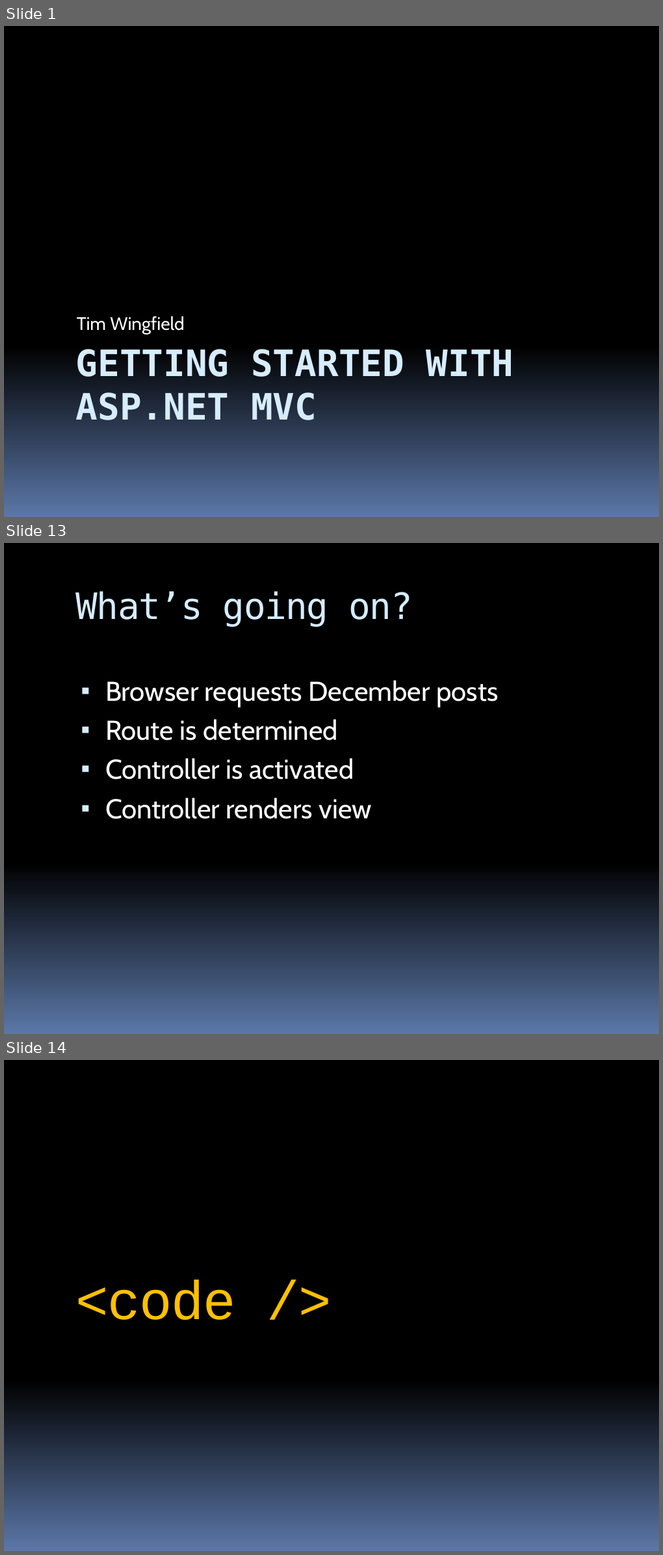
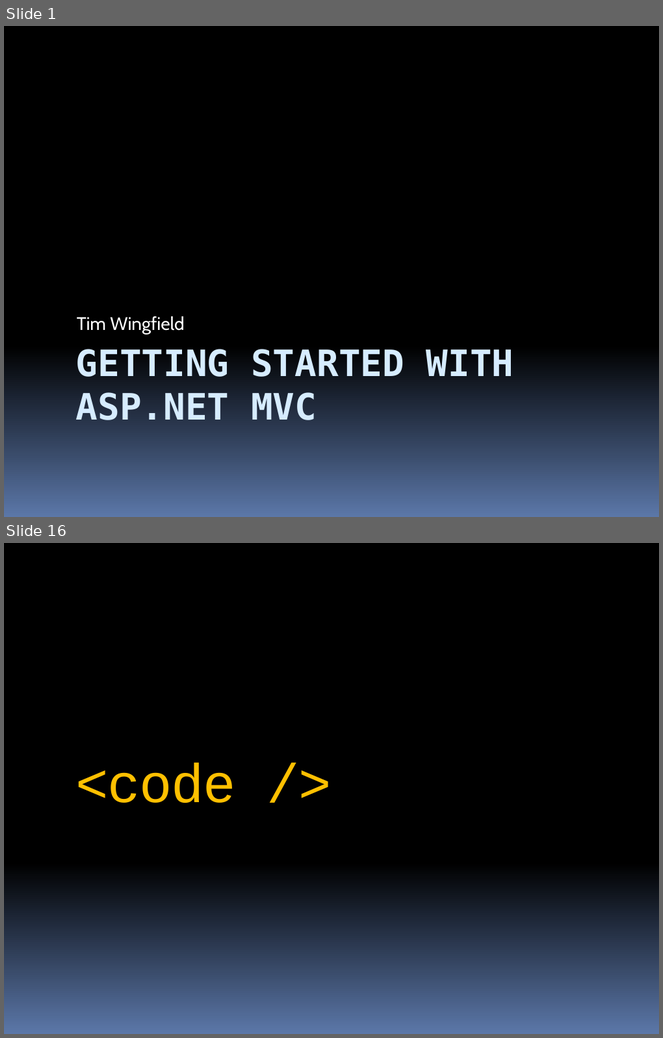
Before and after one commit to stevenharman/codeincubator, a slide deck: Samples/Getting-Started-With-MVC/Getting Started with MVC.pptx. Shown one above the other, each under a label of ours: slides 1, 13 and 14 before the commit, slides 1 and 16 after it; the slides between them are not shown. The pictures are 663x1555 and 663x1038 pixels, drawn with LibreOffice and Linux fonts; fonts in the diff are those of the drawing. Boxes give left, top, right and bottom in pixels: in the first picture for what was removed or moved away, otherwise in the second. Text is boxed around its words. In the diff, an @@ line names an element or a change of style, - is before the commit and + after.

```diff
--- a/Samples/Getting-Started-With-MVC/Getting Started with MVC.pptx
+++ b/Samples/Getting-Started-With-MVC/Getting Started with MVC.pptx
@@ slide 13 removed at bbox=[4, 543, 659, 1034], background gradient #000000 to #5B77A8 @@
@@ title removed at bbox=[76, 591, 413, 626] @@
-What’s going on?
@@ text removed at bbox=[105, 680, 498, 819] @@
-▪ Browser requests December posts
-▪ Route is determined
-▪ Controller is activated
-▪ Controller renders view
@@ what was slide 14 is now slide 16 @@
```
Also in this commit, not shown: 8 slides changed, 6 slides added, 3 other slides removed.
